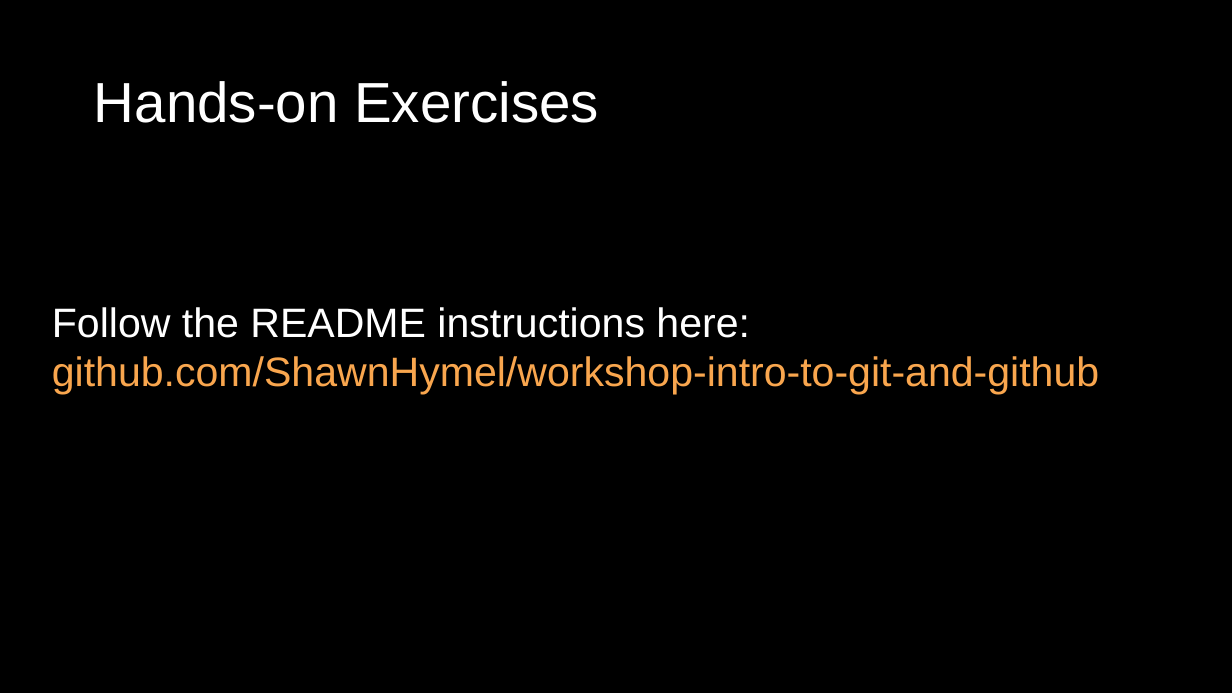
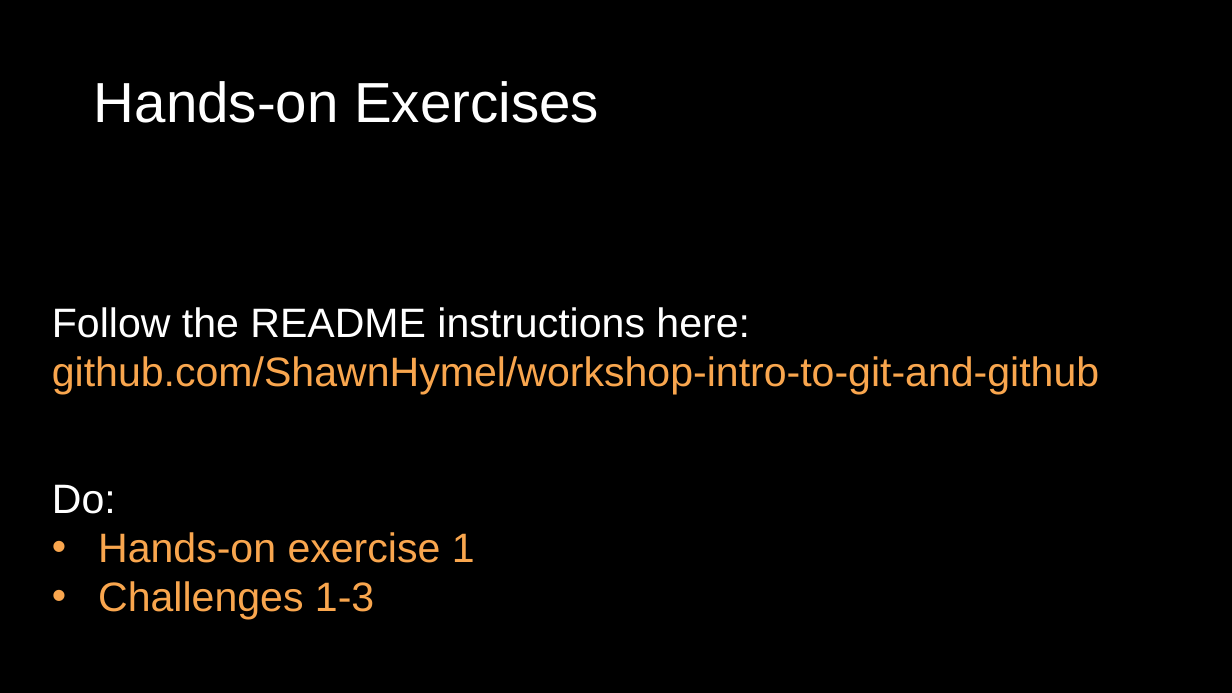
Before and after one commit to ShawnHymel/workshop-intro-to-git-and-github, a slide deck: slide 8 of slides/intro-to-git-and-github.pptx. Drawn at 1232x693 pixels with LibreOffice and Linux fonts; fonts in the diff are those of the drawing. Boxes give left, top, right and bottom in pixels: in the first picture for what was removed or moved away, otherwise in the second. Text is boxed around its words. In the diff, an @@ line names an element or a change of style, - is before the commit and + after.

Commit message:
Updated powerpoint

```diff
--- a/slides/intro-to-git-and-github.pptx
+++ b/slides/intro-to-git-and-github.pptx
@@ text added at [52,484,475,620], 32 pt, text #F9A64E @@
+Do:
+• Hands-on exercise 1
+• Challenges 1-3
```
Also in this commit, not shown: 8 slides added, 1 other file.
